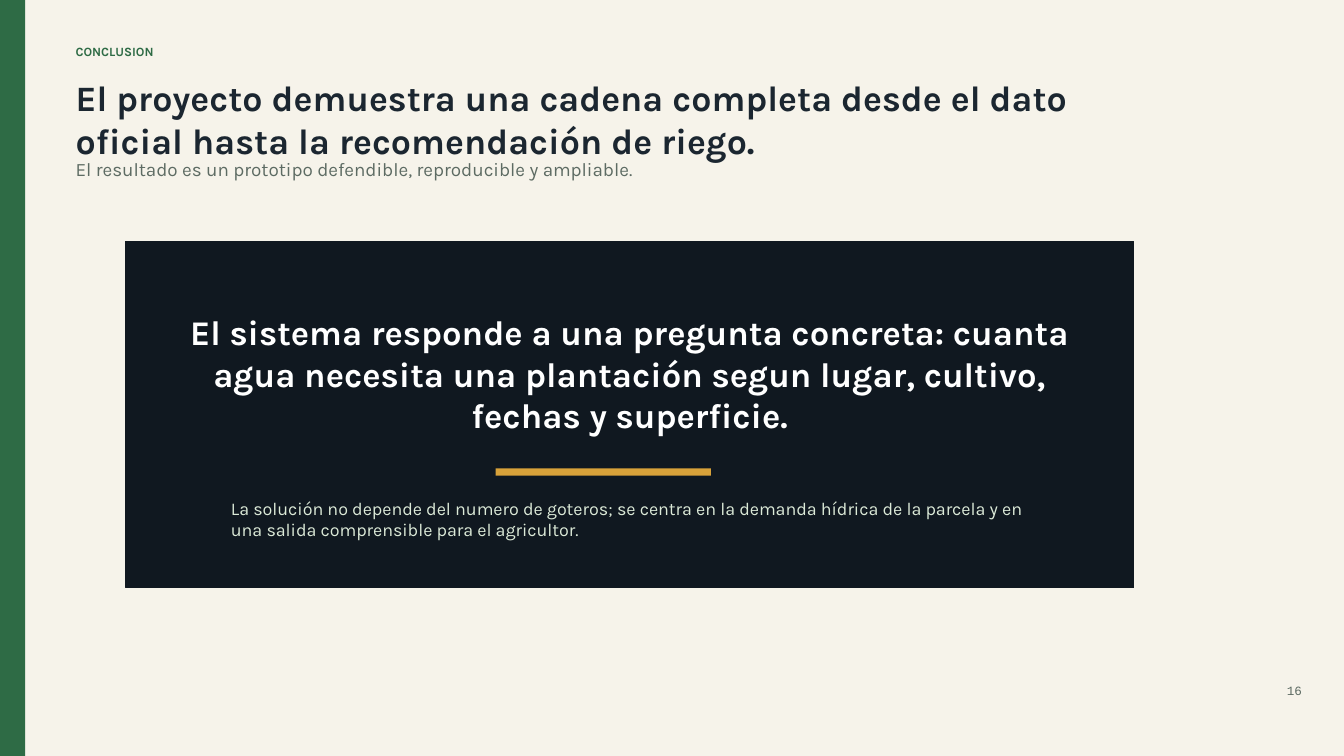
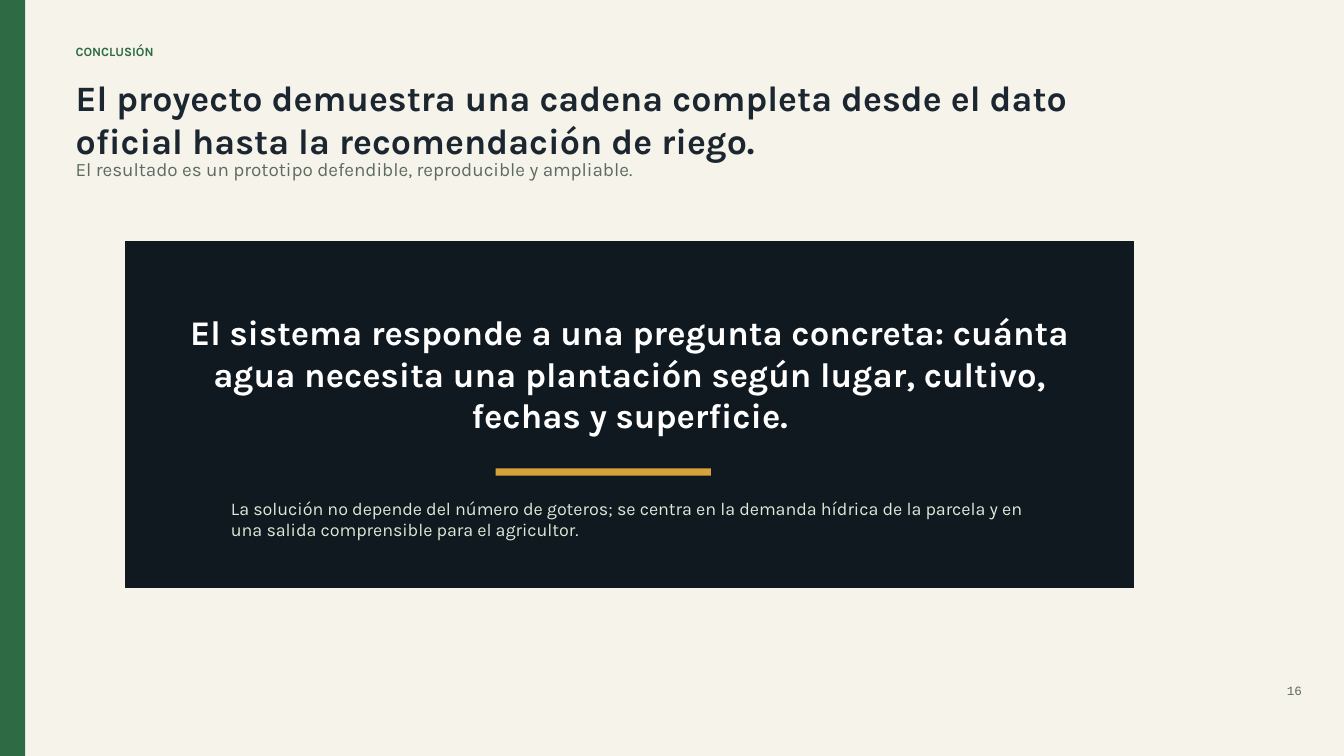
Before and after one commit to romanmaeztu/PI-Agricultura-de-Precisi-n, a slide deck: slide 16 of docs/presentacion_defensa_tfg_riego_jurado.pptx. Drawn at 1344x756 pixels with LibreOffice and Linux fonts; fonts in the diff are those of the drawing. Boxes give left, top, right and bottom in pixels: in the first picture for what was removed or moved away, otherwise in the second. Text is boxed around its words. In the diff, an @@ line names an element or a change of style, - is before the commit and + after.

```diff
--- a/docs/presentacion_defensa_tfg_riego_jurado.pptx
+++ b/docs/presentacion_defensa_tfg_riego_jurado.pptx
@@ text at (x1=76, y1=45, x2=154, y2=56): text changed @@
-CONCLUSION
+CONCLUSIÓN
@@ text at (x1=190, y1=318, x2=1069, y2=437): text changed @@
-El sistema responde a una pregunta concreta: cuanta agua necesita una plantación segun lugar, cultivo, fechas y superficie.
+El sistema responde a una pregunta concreta: cuánta agua necesita una plantación según lugar, cultivo, fechas y superficie.
@@ text at (x1=231, y1=501, x2=1022, y2=541): text changed @@
-La solución no depende del numero de goteros; se centra en la demanda hídrica de la parcela y en una salida comprensible para el agricultor.
+La solución no depende del número de goteros; se centra en la demanda hídrica de la parcela y en una salida comprensible para el agricultor.
```
Also in this commit, not shown: 14 other slides changed, 1 slide added, 6 other files.
